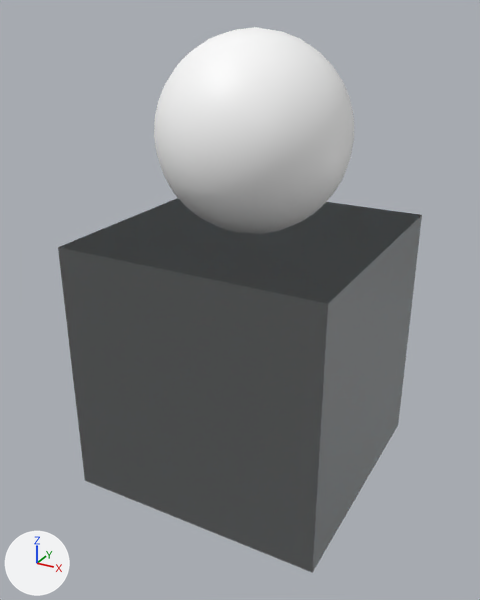
The glTF model glTF-Interactivity-Scenes/Test Scenes/20250624-AffineTransformation/Recording.glb, before and after one commit.
Camera for both pictures: a 50 mm camera at (0.61, -2.61, 1.76) aimed at (-0.52, -0.57, 0.74). Every picture has the same lights, and +X, +Y and +Z are marked at lower left. Where no turn or scale is listed for an object, it has been applied to the vertices.

The first picture shows 'Decomposed Cube', 'Sphere'.
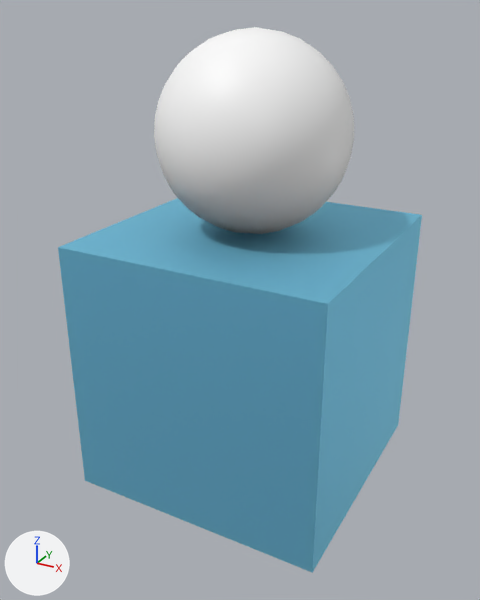
Edits to the scene script, one JSON object a line:
```json
{"op": "set", "path": "ob_decomposed_cube", "old": "bpy.data.objects.new('Decomposed Cube', me_decomposed_cube)", "new": "bpy.data.objects.new('Decomposed Cube', None)"}
```

Where the change shows, as pixel boxes (x1, y1, x2, y2) in the pictures (480 x 600 px):
```json
{"object": "Decomposed Cube", "change": "no longer drawn", "before": [58, 198, 422, 573]}
{"object": "Cube", "change": "unchanged, uncovered by the edit", "after": [58, 198, 422, 573]}
```
